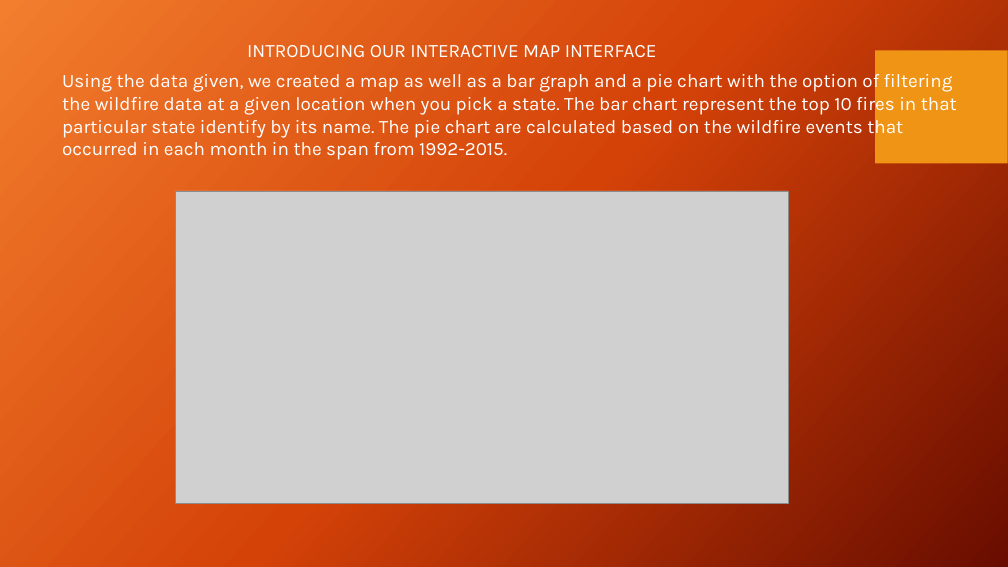
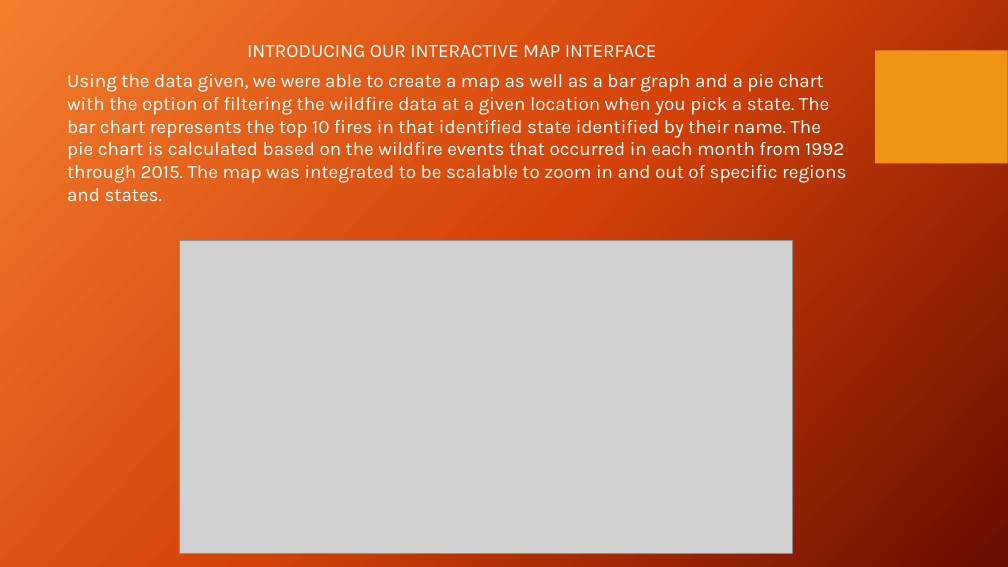
Before and after one commit to RajAgrawal99/SMU_DS_Bootcamp_March2023_RA, a slide deck: slide 11 of smu_flask_project3/Documents/Wildfires in the United States from 1992-2015.pptm. Drawn at 1008x567 pixels with LibreOffice and Linux fonts; fonts in the diff are those of the drawing; grey boxes stand for pictures; background and template pictures are left out. Boxes give left, top, right and bottom in pixels: in the first picture for what was removed or moved away, otherwise in the second. Text is boxed around its words. In the diff, an @@ line names an element or a change of style, - is before the commit and + after.

Commit message:
smu_flask_proj3_31Jul2023

```diff
--- a/smu_flask_project3/Documents/Wildfires in the United States from 1992-2015.pptm
+++ b/smu_flask_project3/Documents/Wildfires in the United States from 1992-2015.pptm
@@ text at <box>67,74,846,202</box>: text changed @@
-Using the data given, we created a map as well as a bar graph and a pie chart with the option of filtering the wildfire data at a given location when you pick a state. The bar chart represent the top 10 fires in that particular state identify by its name. The pie chart are calculated based on the wildfire events that occurred in each month in the span from 1992-2015.
+Using the data given, we were able to create a map as well as a bar graph and a pie chart with the option of filtering the wildfire data at a given location when you pick a state. The bar chart represents the top 10 fires in that identified state identified by their name. The pie chart is calculated based on the wildfire events that occurred in each month from 1992 through 2015. The map was integrated to be scalable to zoom in and out of specific regions and states.
@@ picture: place and size @@
-picture at <box>175,191,789,504</box>
+picture at <box>179,240,792,553</box>
```
